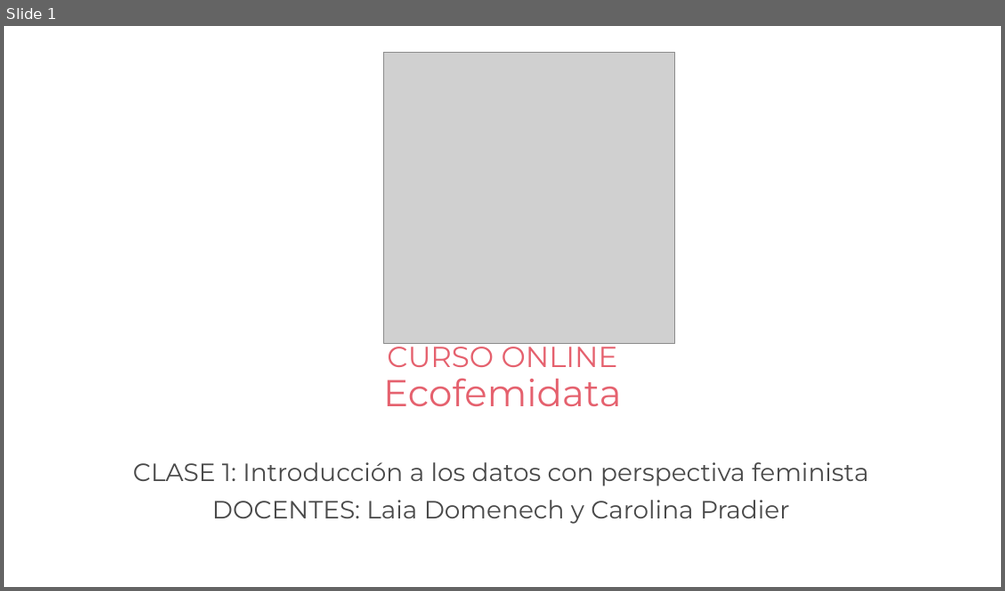
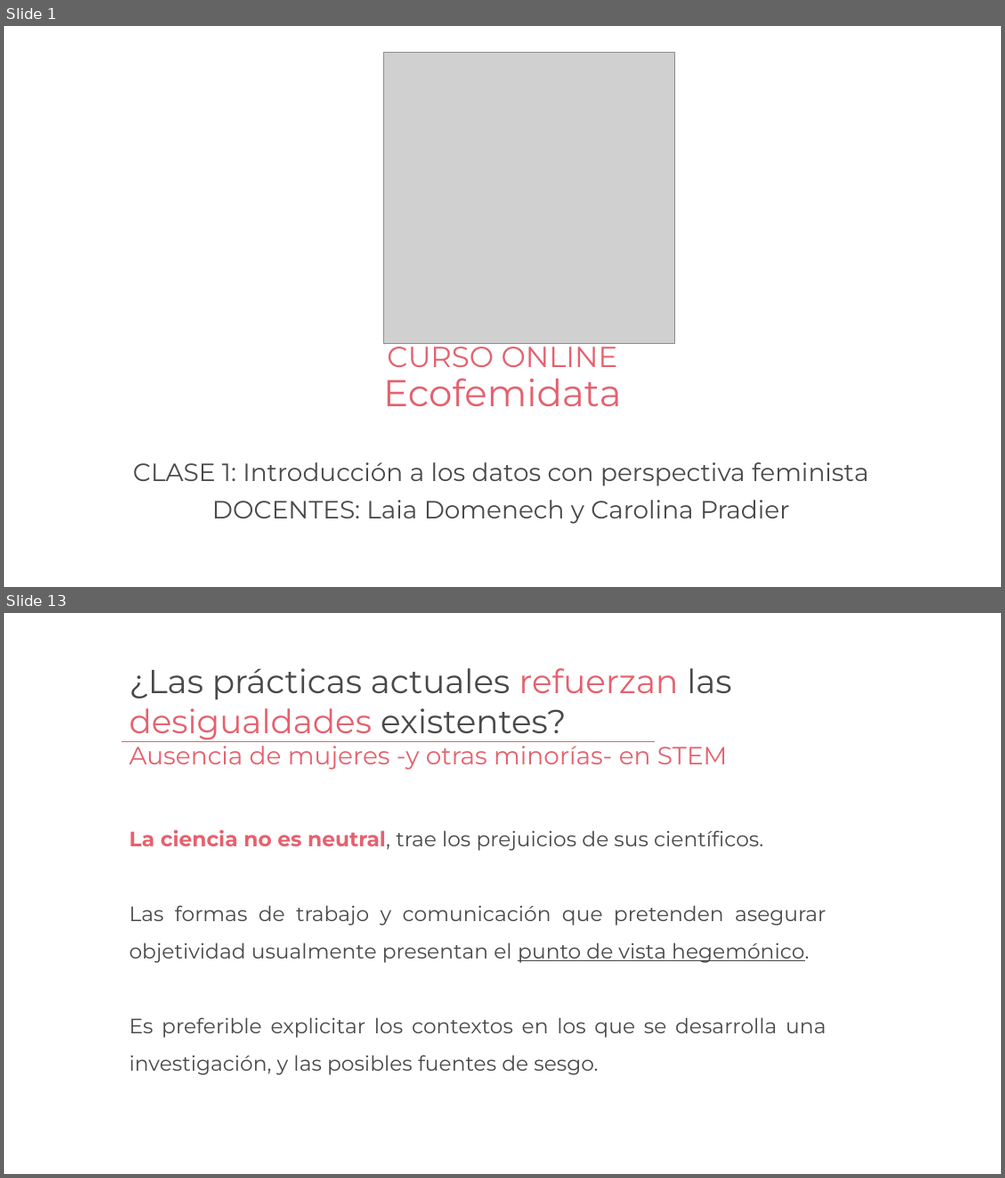
Before and after one commit to caropradier/Curso-Ecofemidata, a slide deck: clase1/Clase1 - Curso Ecofemidata.pptx. Shown one above the other, each under a label of ours: slide 1 before the commit, slides 1 and 13 after it; the slides between them are not shown. The pictures are 1005x591 and 1005x1178 pixels, drawn with LibreOffice and Linux fonts; fonts in the diff are those of the drawing; grey boxes stand for pictures; background and template pictures are left out. Boxes give left, top, right and bottom in pixels: in the first picture for what was removed or moved away, otherwise in the second. Text is boxed around its words. In the diff, an @@ line names an element or a change of style, - is before the commit and + after.

```diff
--- a/clase1/Clase1 - Curso Ecofemidata.pptx
+++ b/clase1/Clase1 - Curso Ecofemidata.pptx
@@ slide 13 added at (4, 613, 1001, 1174), background picture (left out) @@
@@ text added at (129, 668, 731, 770), 32 pt, text #E5616E @@
+¿Las prácticas actuales refuerzan las desigualdades existentes?
+Ausencia de mujeres -y otras minorías- en STEM
@@ line added from (122, 742) to (655, 742), #E5616E 0.5 pt @@
@@ text added at (129, 829, 825, 1075), 20 pt, text #494949 @@
+La ciencia no es neutral, trae los prejuicios de sus científicos.
+Las formas de trabajo y comunicación que pretenden asegurar objetividad usualmente presentan el punto de vista hegemónico.
+Es preferible explicitar los contextos en los que se desarrolla una investigación, y las posibles fuentes de sesgo.
```
Also in this commit, not shown: 20 other slides added, 1 slide removed, 3 other files.
